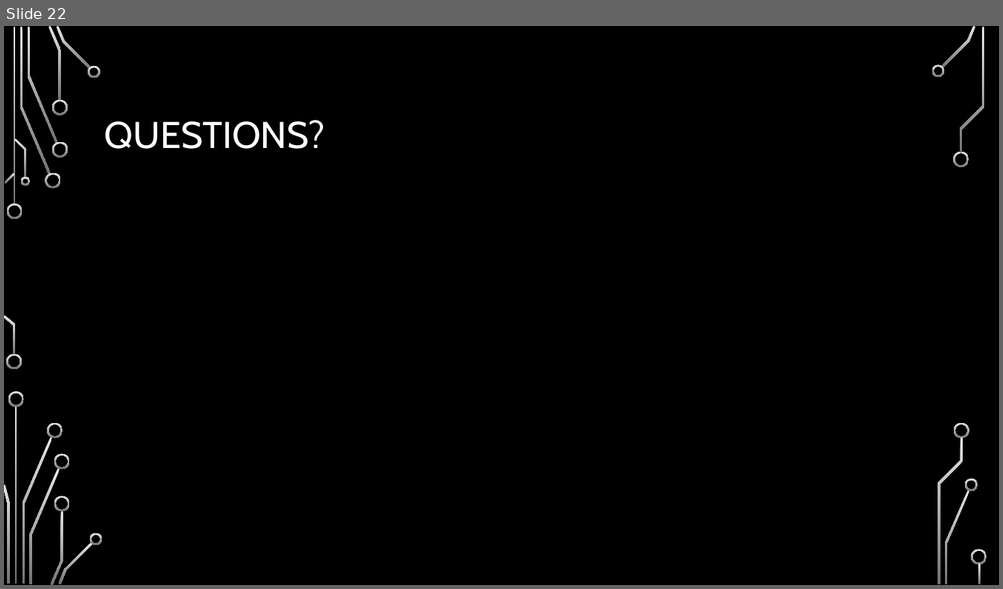
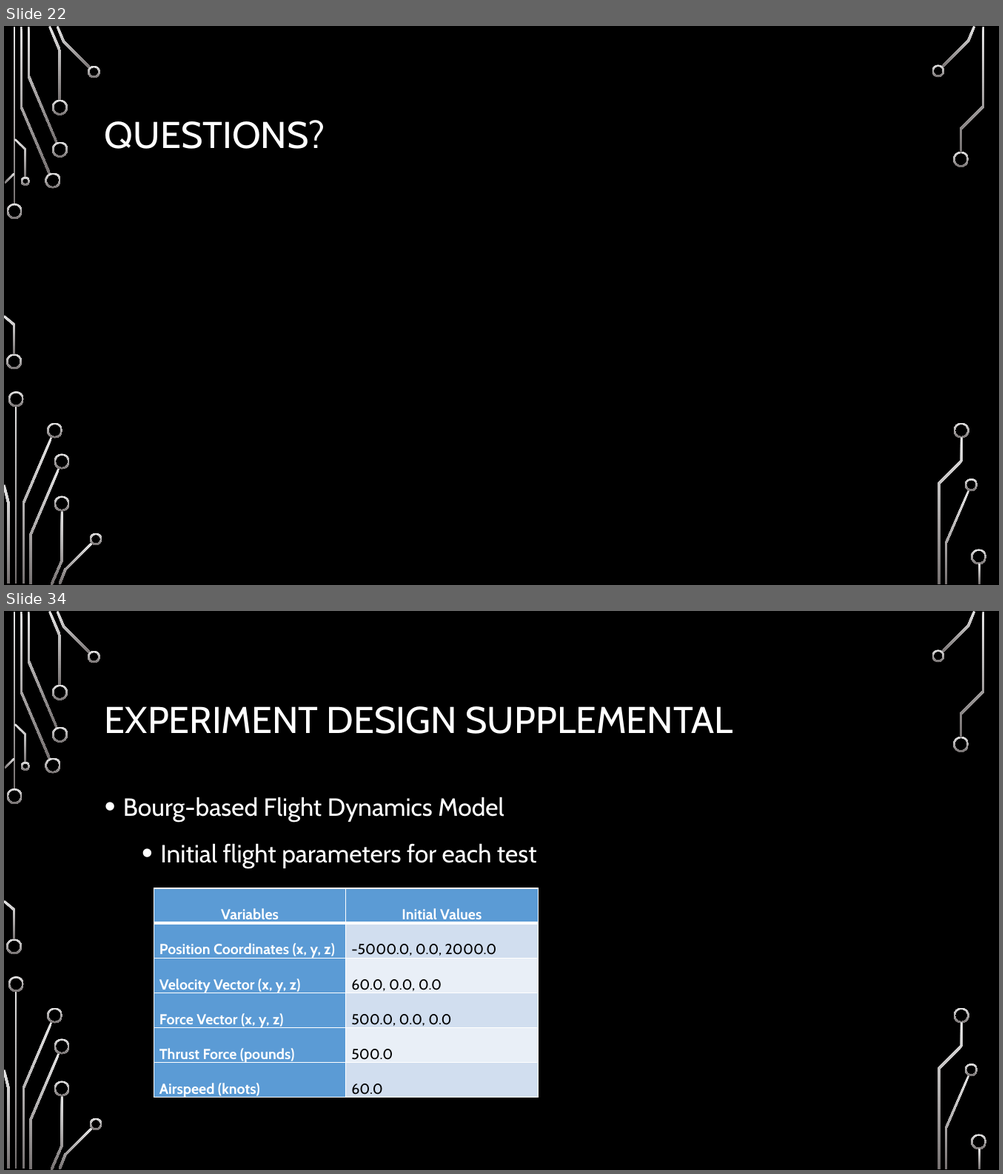
Before and after one commit to chaddw/ECS-Rust-FlightDynamics, a slide deck: Defense.pptx. Shown one above the other, each under a label of ours: slide 22 before the commit, slides 22 and 34 after it; the slides between them are not shown. The pictures are 1003x589 and 1003x1174 pixels, drawn with LibreOffice and Linux fonts; fonts in the diff are those of the drawing; background and template pictures are left out. Boxes give left, top, right and bottom in pixels: in the first picture for what was removed or moved away, otherwise in the second. Text is boxed around its words. In the diff, an @@ line names an element or a change of style, - is before the commit and + after.

```diff
--- a/Defense.pptx
+++ b/Defense.pptx
@@ slide 34 added at (x1=4, y1=611, x2=999, y2=1170), background picture (left out); not listed: 36 template elements that a slide beside it also shows @@
@@ title added at (x1=105, y1=706, x2=733, y2=734), 36 pt, text #FFFFFF @@
+EXPERIMENT DESIGN SUPPLEMENTAL
@@ text added at (x1=123, y1=797, x2=537, y2=869), 24 pt, text #FFFFFF @@
+• Bourg-based Flight Dynamics Model
+  • Initial flight parameters for each test
@@ table added at (x1=154, y1=889, x2=538, y2=1101), 6 rows, 2 columns @@
+Variables | Initial Values
+Position Coordinates (x, y, z) | -5000.0, 0.0, 2000.0
+Velocity Vector (x, y, z) | 60.0, 0.0, 0.0
+Force Vector (x, y, z) | 500.0, 0.0, 0.0
+Thrust Force (pounds) | 500.0
+Airspeed (knots) | 60.0
```
Also in this commit, not shown: 2 slides changed, 11 other slides added, 1 slide removed.
